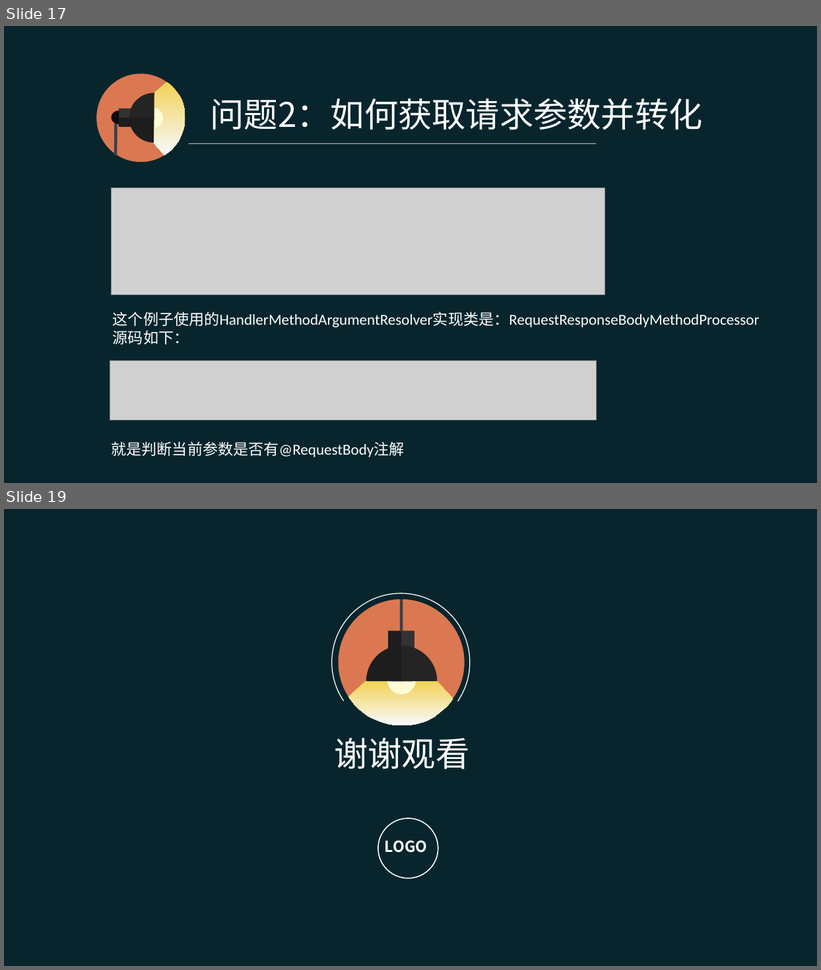
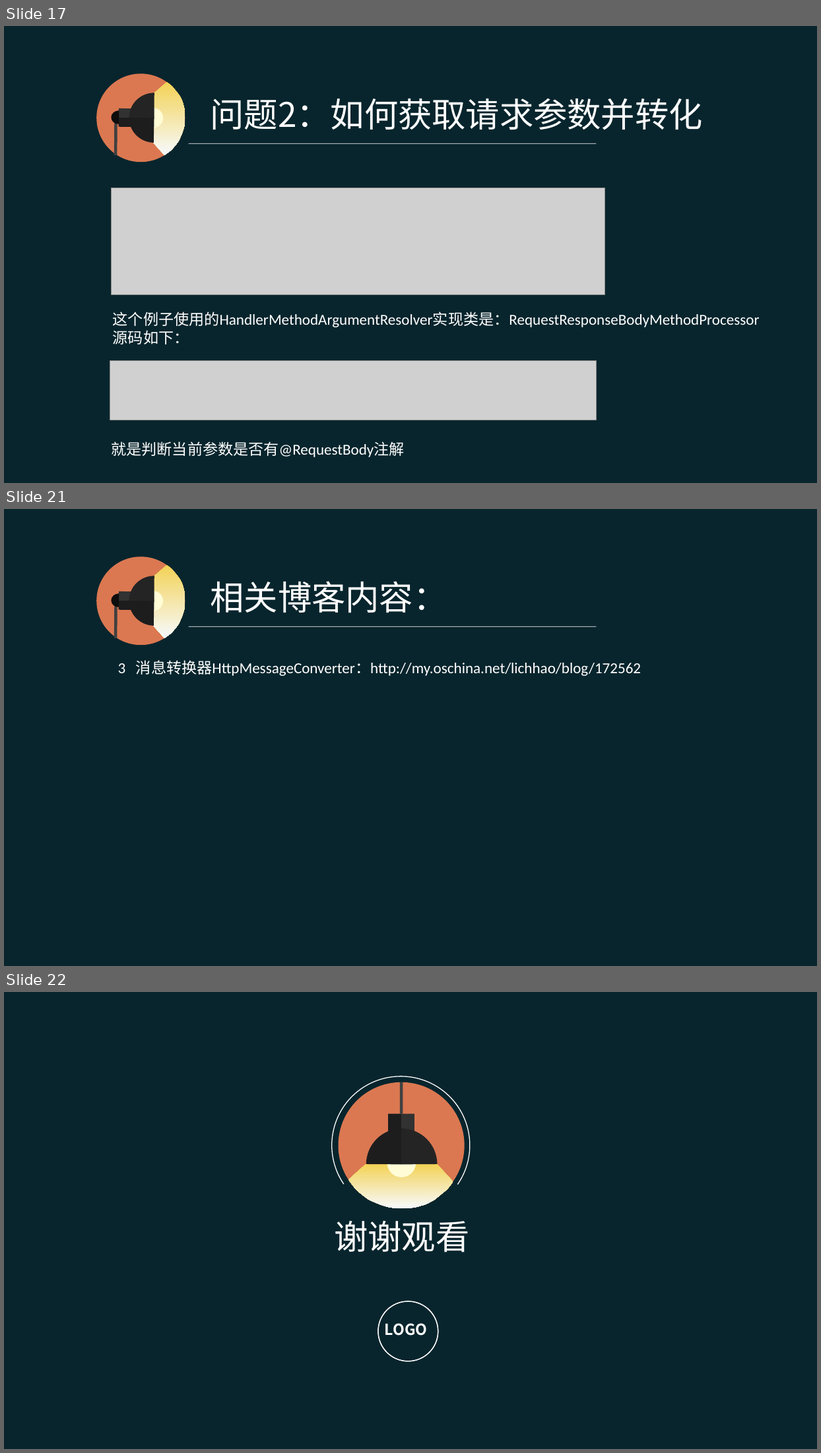
Before and after one commit to pingpangkuangmo/blog, a slide deck: 2015-4/SpringMVC的设计分享.ppt. Shown one above the other, each under a label of ours: slides 17 and 19 before the commit, slides 17, 21 and 22 after it; the slides between them are not shown. The pictures are 821x970 and 821x1453 pixels, drawn with LibreOffice and Linux fonts; fonts in the diff are those of the drawing; grey boxes stand for pictures. Boxes give left, top, right and bottom in pixels: in the first picture for what was removed or moved away, otherwise in the second. Text is boxed around its words. In the diff, an @@ line names an element or a change of style, - is before the commit and + after.

```diff
--- a/2015-4/SpringMVC的设计分享.ppt
+++ b/2015-4/SpringMVC的设计分享.ppt
@@ slide 21 added at (4,509,817,966), background #08252D @@
@@ text added at (211,581,448,613), 40 pt, text #FFFFFF @@
+相关博客内容：
@@ group added at (96,556,186,646): 5 freeform shapes, 2 rectangles, 1 ellipse, 1 line @@
@@ line added from (189, 626) to (596, 626), #FFFFFF 0.51 pt @@
@@ text added at (118,660,641,676), 18 pt, text #FFFFFF @@
+3 消息转换器HttpMessageConverter：http://my.oschina.net/lichhao/blog/172562
@@ what was slide 19 is now slide 22 @@
```
Also in this commit, not shown: 1 slide changed, 2 other slides added.
